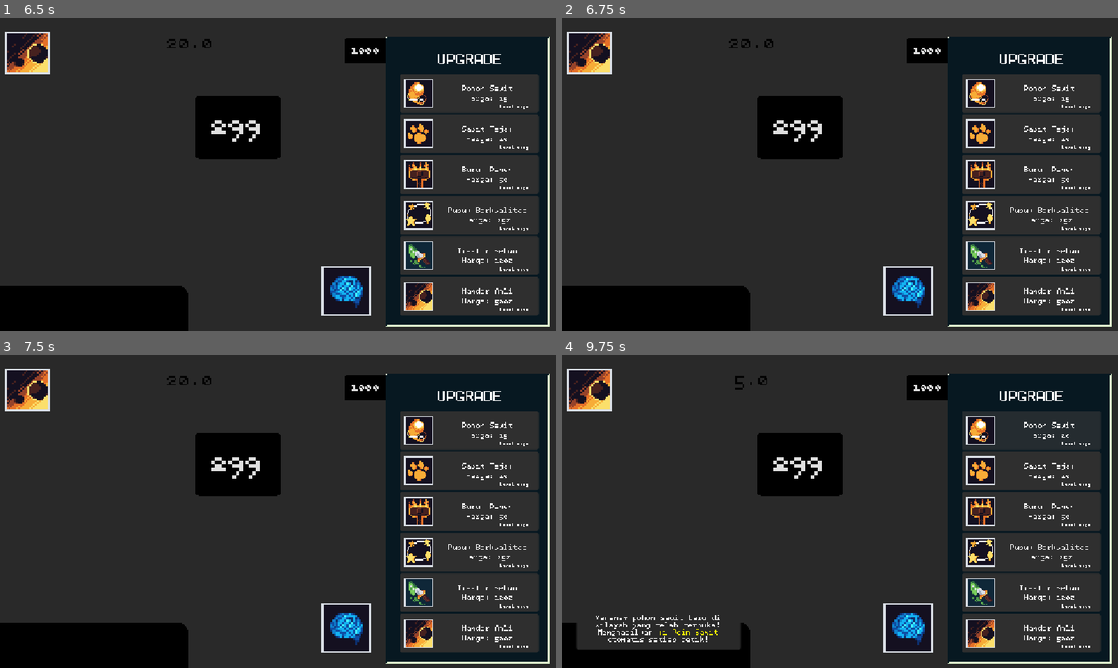
Above: before the commit, frames 1-4 (two rows, left to right).
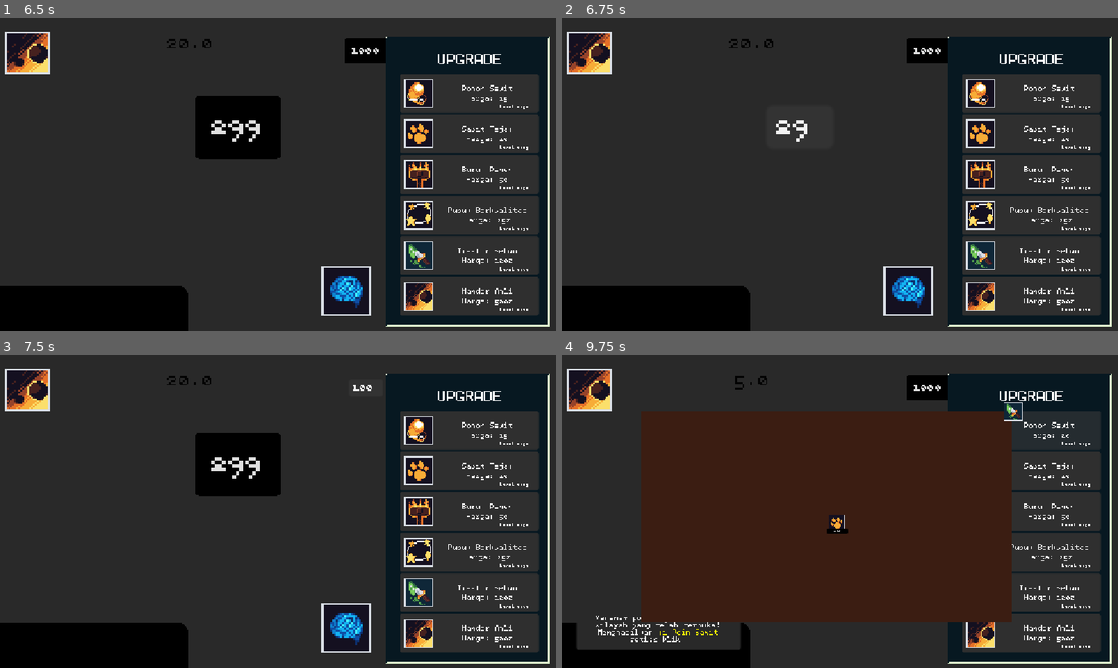
Above: after the commit, the same moments.

Repository: azizul987/Sawit-io
Game: Godot game, scene res://Scene/MainMenui.tscn
The game is run twice, just before and just after one commit, with the same random seed, the same clock (stepped at 60 frames per second) and the same inputs.
Inputs (mouse positions are in pixels of both pictures, inside the frame that each line leads up to):
- Up to frame 1 (6.5 s): click "Mulai" at 0.5 s; tap Enter at 1.25 s; drag from (494, 268) to (450, 208) at 1.27 s; click "Tambah" at 2 s; click "Kembali" at 2.75 s; click "Mulai" at 3.5 s; drag from (478, 230) to (439, 171) at 4.27 s; move the mouse to (478, 230) at 5.02 s; hold Right (ui_right) 5.03-5.75 s; hold E (zoom_out) 5.03-5.75 s; click (478, 230) at 5.17 s; click "Load" at 5.75 s
- Up to frame 2 (6.75 s): click "299" at 6.5 s
- Up to frame 3 (7.5 s): click "1000" at 7.25 s
- Up to frame 4 (9.75 s): click "8000" at 8 s; click (906, 627) at 8.75 s; click (1029, 430) at 9.52 s

Frame 1 is identical in both runs. In frame 2, 3.0% of the frame differs, in the area x 35-51%, y 24-46%; in frame 3, 0.6%; in frame 4, 13%, in the area x 8-83%, y 15-96%.

Commit message:
fix  bug ini  add sawit

Diff:
--- a/Logic/Data Templete/Data/ress/updatedatabase.tres
+++ b/Logic/Data Templete/Data/ress/updatedatabase.tres
@@ -12,10 +12,10 @@
 [sub_resource type="Resource" id="Resource_pohonsawit"]
 script = ExtResource("2_own6j")
 upgrade_name = "Pohon Sawit"
-description = "Menanam pohon sawit baru di wilayah yang telah terbuka! Menghasilkan [color=yellow]+1 Poin Sawit[/color] otomatis setiap detik!"
+description = "Menanam pohon sawit baru di wilayah yang telah terbuka! Menghasilkan [color=yellow]+1 Poin Sawit[/color] setiap klik!"
 price = 15.0
 icon = ExtResource("8_pohon")
-effect_type = 2
+effect_type = 0
 max_level = 50
 metadata/_custom_type_script = "uid://g1tewc4pomil"
 
--- a/Logic/skrip/SaveManager.gd
+++ b/Logic/skrip/SaveManager.gd
@@ -41,7 +41,7 @@
 	if err != OK:
 		return {}
 
-	var result := json.get_data()
+	var result = json.get_data()
 	if result is Dictionary:
 		return result
 	return {}
--- a/Ui/Ui_Main.tscn
+++ b/Ui/Ui_Main.tscn
@@ -62,6 +62,7 @@
 anchor_bottom = 1.0
 grow_horizontal = 2
 grow_vertical = 2
+mouse_filter = 2
 metadata/_edit_use_anchors_ = true
 
 [node name="Point" type="Label" parent="CanvasLayer/Control" unique_id=1156495602]
